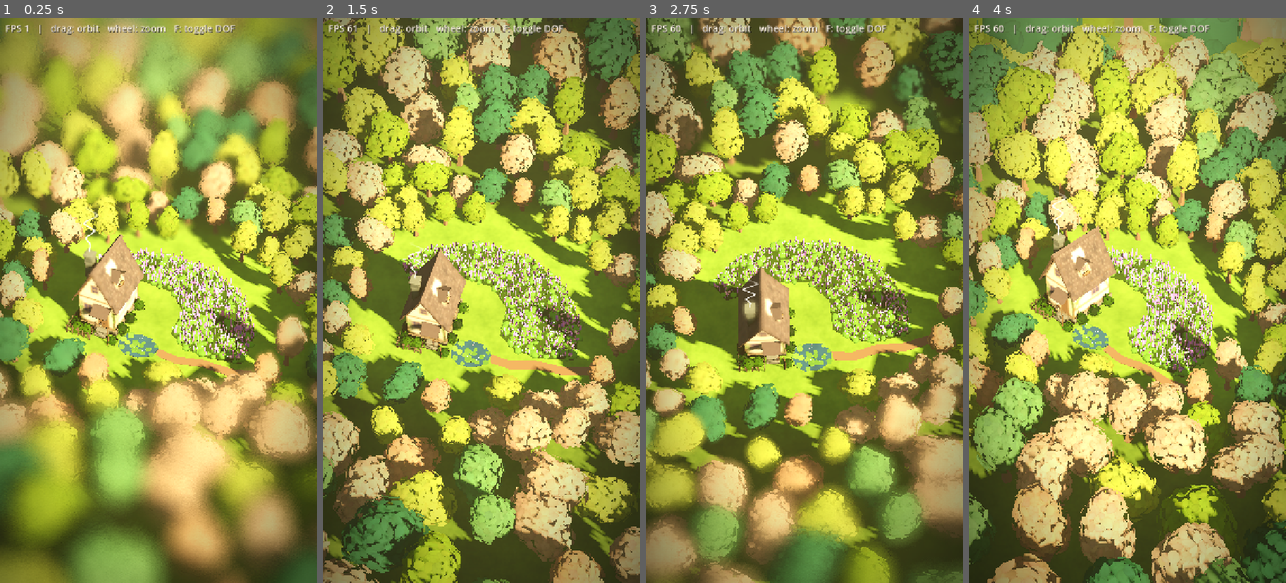
Above: before the commit, frames 1-4 (left to right).
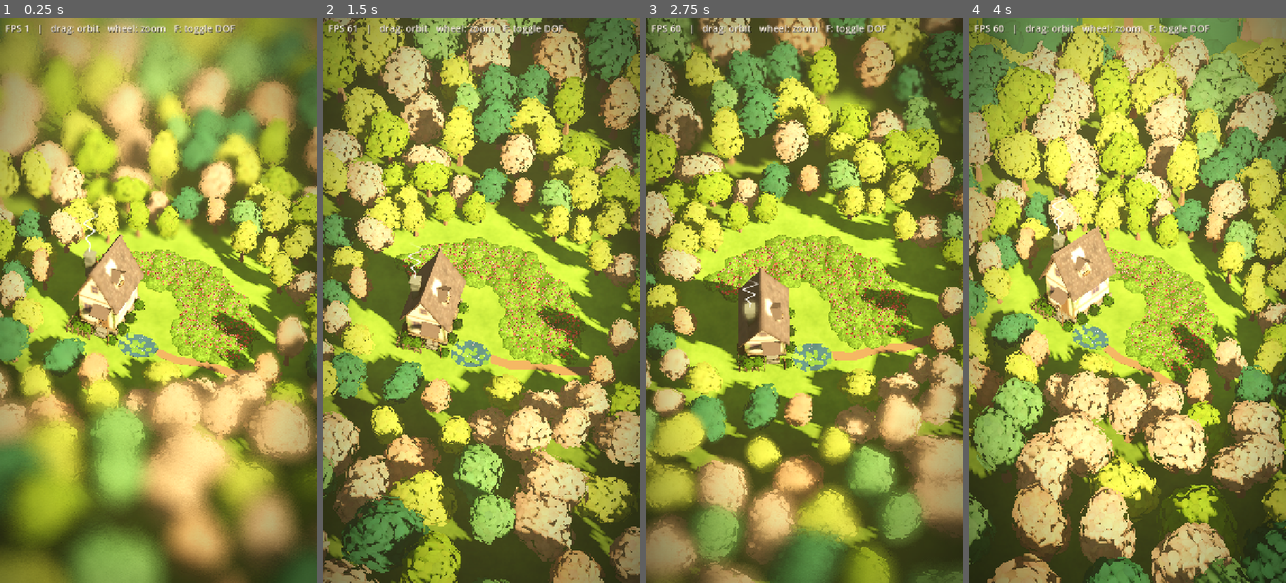
Above: after the commit, the same moments.

Repository: evaqqwww/Island
Game: Godot game, scene res://main.tscn
Two runs of this game, one before a commit and one after it. Both use one fixed random seed, a clock stepped at 60 frames per second and the inputs below.
Inputs (mouse positions are in pixels of both pictures, inside the frame that each line leads up to):
- Up to frame 1 (0.25 s): no input
- Up to frame 2 (1.5 s): tap Enter at 0.5 s; move the mouse to (551, 272) at 0.52 s; tap F at 0.6 s; click (551, 272) at 0.67 s; drag from (418, 328) to (465, 413) at 1.27 s
- Up to frame 3 (2.75 s): move the mouse to (836, 176) at 2.02 s; tap F at 2.1 s; click (836, 176) at 2.17 s
- Up to frame 4 (4 s): drag from (1111, 413) to (1032, 215) at 2.77 s; move the mouse to (1222, 385) at 3.52 s; tap F at 3.6 s; click (1222, 385) at 3.67 s

The runs differ from the first frame. In frame 1, 3.9% of the frame differs, in the area x 26-83%, y 40-62%; in frame 2, 4.8%; in frame 3, 5.2%, in the area x 18-85%, y 38-59%; in frame 4, 4.0%.

Commit message:
花田改为参考图式的灌丛花毯，去掉造成暗斑的花穗
- 删掉羽扇豆花穗、小团簇和小花（花穗深色茎部和缝隙里露出的暗地面会在移轴虚化下变成暗斑）
- 改为约 140 个扁圆交叠的低矮灌丛铺满花田，上面撒约 1200 朵红色、珊瑚粉小花
- 灌丛 shader 加叶丛斑驳明暗和每丛随机深浅；花田地面改为和灌丛同色的中绿
- 花田约 3 万个三角形，全部不投影

Co-Authored-By: Claude Opus 5.5 <noreply@anthropic.com>

Diff:
--- a/main.tscn
+++ b/main.tscn
@@ -63,7 +63,7 @@
 render_priority = 0
 shader = ExtResource("17_ground")
 shader_parameter/lawn = ExtResource("18_lawn")
-shader_parameter/tint = Color(0.24, 0.34, 0.15, 1)
+shader_parameter/tint = Color(0.32, 0.46, 0.19, 1)
 shader_parameter/tile_size = 3.0
 shader_parameter/clearing_center = Vector2(4, -1.7)
 shader_parameter/clearing_radii = Vector2(10.5, 8)
@@ -76,45 +76,26 @@
 render_priority = 0
 shader = ExtResource("6_water")
 
-[sub_resource type="CylinderMesh" id="CylinderMesh_lupine"]
-top_radius = 0.012
-bottom_radius = 0.07
-height = 0.6
+[sub_resource type="SphereMesh" id="SphereMesh_shrub"]
+radius = 1.0
+height = 2.0
+radial_segments = 8
+rings = 4
+
+[sub_resource type="SphereMesh" id="SphereMesh_bloom"]
+radius = 0.08
+height = 0.1
 radial_segments = 4
 rings = 1
-cap_bottom = false
-
-[sub_resource type="ShaderMaterial" id="ShaderMaterial_lupine"]
+
+[sub_resource type="ShaderMaterial" id="ShaderMaterial_bloom"]
 render_priority = 0
 shader = ExtResource("5_flower")
-shader_parameter/color_a = Color(0.62, 0.42, 0.85, 1)
-shader_parameter/color_b = Color(0.92, 0.55, 0.78, 1)
-shader_parameter/base_color = Color(0.22, 0.4, 0.14, 1)
-shader_parameter/base_fraction = 0.22
-shader_parameter/mesh_height = 0.6
-shader_parameter/floret_bumps = 0.0
-shader_parameter/sway = 0.03
-
-[sub_resource type="SphereMesh" id="SphereMesh_bed_flower"]
-radius = 0.09
-height = 0.13
-radial_segments = 4
-rings = 2
-
-[sub_resource type="ShaderMaterial" id="ShaderMaterial_bed_flower"]
-render_priority = 0
-shader = ExtResource("5_flower")
-shader_parameter/color_a = Color(0.95, 0.62, 0.72, 1)
-shader_parameter/color_b = Color(1, 0.88, 0.9, 1)
+shader_parameter/color_a = Color(0.86, 0.2, 0.22, 1)
+shader_parameter/color_b = Color(0.98, 0.48, 0.52, 1)
 shader_parameter/base_fraction = 0.0
-shader_parameter/mesh_height = 0.13
-shader_parameter/sway = 0.02
-
-[sub_resource type="SphereMesh" id="SphereMesh_clump"]
-radius = 0.32
-height = 0.5
-radial_segments = 6
-rings = 3
+shader_parameter/mesh_height = 0.1
+shader_parameter/sway = 0.01
 
 [sub_resource type="CylinderMesh" id="CylinderMesh_lily_pad"]
 top_radius = 0.2
@@ -256,38 +237,26 @@
 
 [node name="Vegetation" type="Node3D" parent="."]
 
-[node name="BedClumps" type="MultiMeshInstance3D" parent="Vegetation"]
+[node name="BedShrubs" type="MultiMeshInstance3D" parent="Vegetation"]
 cast_shadow = 0
 material_override = ExtResource("13_bed")
 script = ExtResource("2_scatter")
-mesh = SubResource("SphereMesh_clump")
-count = 260
+mesh = SubResource("SphereMesh_shrub")
+count = 140
 include_areas = Array[NodePath]([NodePath("../../Regions/FlowerBed")])
-scale_range = Vector2(0.6, 1.2)
-height_range = Vector2(0.8, 1.0)
-y_offset_range = Vector2(0.05, 0.15)
+scale_range = Vector2(0.55, 0.85)
+height_range = Vector2(0.45, 0.6)
 random_seed = 4
 
-[node name="Lupines" type="MultiMeshInstance3D" parent="Vegetation"]
-cast_shadow = 0
-material_override = SubResource("ShaderMaterial_lupine")
+[node name="BedBlooms" type="MultiMeshInstance3D" parent="Vegetation"]
+cast_shadow = 0
+material_override = SubResource("ShaderMaterial_bloom")
 script = ExtResource("2_scatter")
-mesh = SubResource("CylinderMesh_lupine")
-count = 900
+mesh = SubResource("SphereMesh_bloom")
+count = 1200
 include_areas = Array[NodePath]([NodePath("../../Regions/FlowerBed")])
-height_range = Vector2(0.8, 1.5)
-y_offset_range = Vector2(0.35, 0.45)
-max_tilt = 8.0
-random_seed = 5
-
-[node name="BedFlowers" type="MultiMeshInstance3D" parent="Vegetation"]
-cast_shadow = 0
-material_override = SubResource("ShaderMaterial_bed_flower")
-script = ExtResource("2_scatter")
-mesh = SubResource("SphereMesh_bed_flower")
-count = 350
-include_areas = Array[NodePath]([NodePath("../../Regions/FlowerBed")])
-y_offset_range = Vector2(0.3, 0.5)
+scale_range = Vector2(0.8, 1.3)
+y_offset_range = Vector2(0.3, 0.48)
 random_seed = 6
 
 [node name="LilyPads" type="MultiMeshInstance3D" parent="Vegetation"]
--- a/materials/foliage_bed.tres
+++ b/materials/foliage_bed.tres
@@ -5,8 +5,11 @@
 [resource]
 render_priority = 0
 shader = ExtResource("1_shader")
-shader_parameter/color_top = Color(0.38, 0.62, 0.24, 1)
-shader_parameter/color_bottom = Color(0.1, 0.24, 0.08, 1)
-shader_parameter/noise_amount = 0.08
-shader_parameter/noise_scale = 5.0
-shader_parameter/sway = 0.02
+shader_parameter/color_top = Color(0.4, 0.62, 0.22, 1)
+shader_parameter/color_bottom = Color(0.2, 0.36, 0.12, 1)
+shader_parameter/noise_amount = 0.18
+shader_parameter/noise_scale = 3.5
+shader_parameter/leaf_scale = 9.0
+shader_parameter/leaf_contrast = 0.35
+shader_parameter/instance_variation = 0.12
+shader_parameter/sway = 0.01
--- a/shaders/foliage.gdshader
+++ b/shaders/foliage.gdshader
@@ -1,4 +1,5 @@
-// 蓬松树冠：用世界坐标噪声沿法线推挤球体，打散规则轮廓；颜色按朝向从下到上渐变。
+// 灌丛：用世界坐标噪声沿法线推挤球体，打散规则轮廓；颜色按朝向从下到上渐变，
+// 再叠一层细碎的叶丛明暗斑驳。配合 scatter.gd 时每丛按 INSTANCE_CUSTOM.r 随机深浅。
 shader_type spatial;
 render_mode diffuse_lambert_wrap;
 
@@ -6,9 +7,14 @@
 uniform vec3 color_bottom : source_color = vec3(0.60, 0.25, 0.12);
 uniform float noise_amount = 0.22;
 uniform float noise_scale = 2.0;
+uniform float leaf_scale = 9.0;                       // 叶丛斑驳的频率（每米）
+uniform float leaf_contrast : hint_range(0.0, 1.0) = 0.3;
+uniform float instance_variation : hint_range(0.0, 0.5) = 0.12;
 uniform float sway = 0.04;
 
 varying float v_up;
+varying vec3 v_world;
+varying float v_shade;
 
 float hash(vec3 p) {
 	p = fract(p * 0.3183099 + 0.1);
@@ -33,10 +39,14 @@
 	VERTEX += NORMAL * (n - 0.5) * 2.0 * noise_amount;
 	VERTEX.x += sin(TIME * 0.8 + wp.x * 0.3 + wp.z * 0.2) * sway * (NORMAL.y * 0.5 + 0.5);
 	v_up = NORMAL.y * 0.5 + 0.5 + (n - 0.5) * 0.3;
+	v_world = wp;
+	v_shade = 1.0 + (INSTANCE_CUSTOM.r - 0.5) * 2.0 * instance_variation;
 }
 
 void fragment() {
-	ALBEDO = mix(color_bottom, color_top, smoothstep(0.1, 0.9, v_up));
+	float leaves = noise(v_world * leaf_scale) * 0.6 + noise(v_world * leaf_scale * 2.7) * 0.4;
+	vec3 c = mix(color_bottom, color_top, smoothstep(0.1, 0.9, v_up));
+	ALBEDO = c * mix(1.0 - leaf_contrast, 1.0, smoothstep(0.25, 0.75, leaves)) * v_shade;
 	ROUGHNESS = 1.0;
 	SPECULAR = 0.1;
 }
Not shown, changed: docs/index.html
Not shown, changed: docs/index.pck
